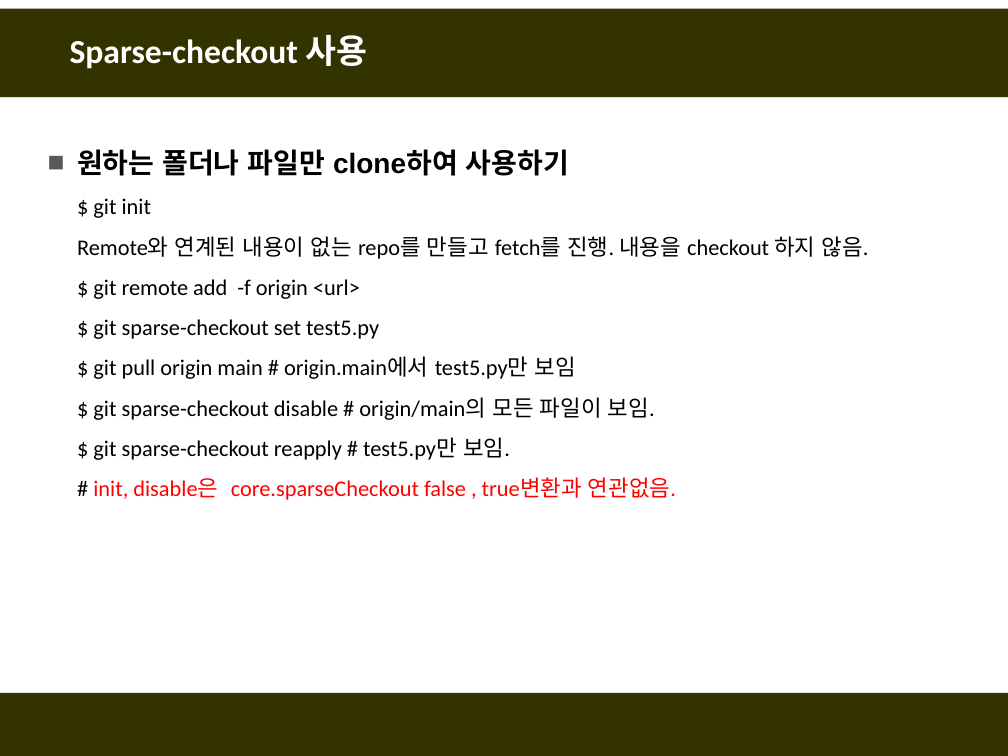
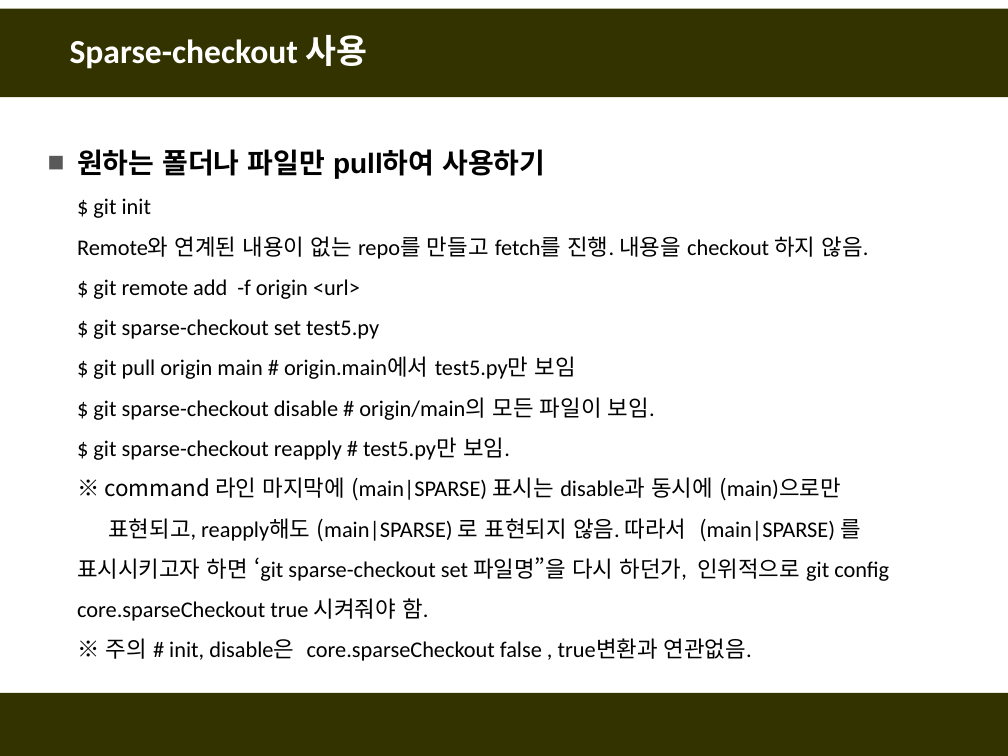
Before and after one commit to fasthill/github-lecture, a slide deck: slide 37 of git및github첫걸음11-명령어모음.pptx. Drawn at 1008x756 pixels with LibreOffice and Linux fonts; fonts in the diff are those of the drawing. Boxes give left, top, right and bottom in pixels: in the first picture for what was removed or moved away, otherwise in the second. Text is boxed around its words. In the diff, an @@ line names an element or a change of style, - is before the commit and + after.

```diff
--- a/git및github첫걸음11-명령어모음.pptx
+++ b/git및github첫걸음11-명령어모음.pptx
@@ text at <box>77,149,545,178</box>: text changed @@
-■ 원하는 폴더나 파일만 clone하여 사용하기
+■ 원하는 폴더나 파일만 pull하여 사용하기
@@ text at <box>77,477,889,661</box>: text changed; text colour #FF0000 to #000000 @@
-  # init, disable은 core.sparseCheckout false , true변환과 연관없음.
+  ※ command 라인 마지막에 (main|SPARSE) 표시는 disable과 동시에 (main)으로만
+  표현되고, reapply해도 (main|SPARSE) 로 표현되지 않음. 따라서 (main|SPARSE) 를 표시시키고자 하면 ‘git sparse-checkout set 파일명”을 다시 하던가, 인위적으로 git config core.sparseCheckout true 시켜줘야 함.
+  ※ 주의 # init, disable은 core.sparseCheckout false , true변환과 연관없음.
```
Also in this commit, not shown: 4 other slides changed.
